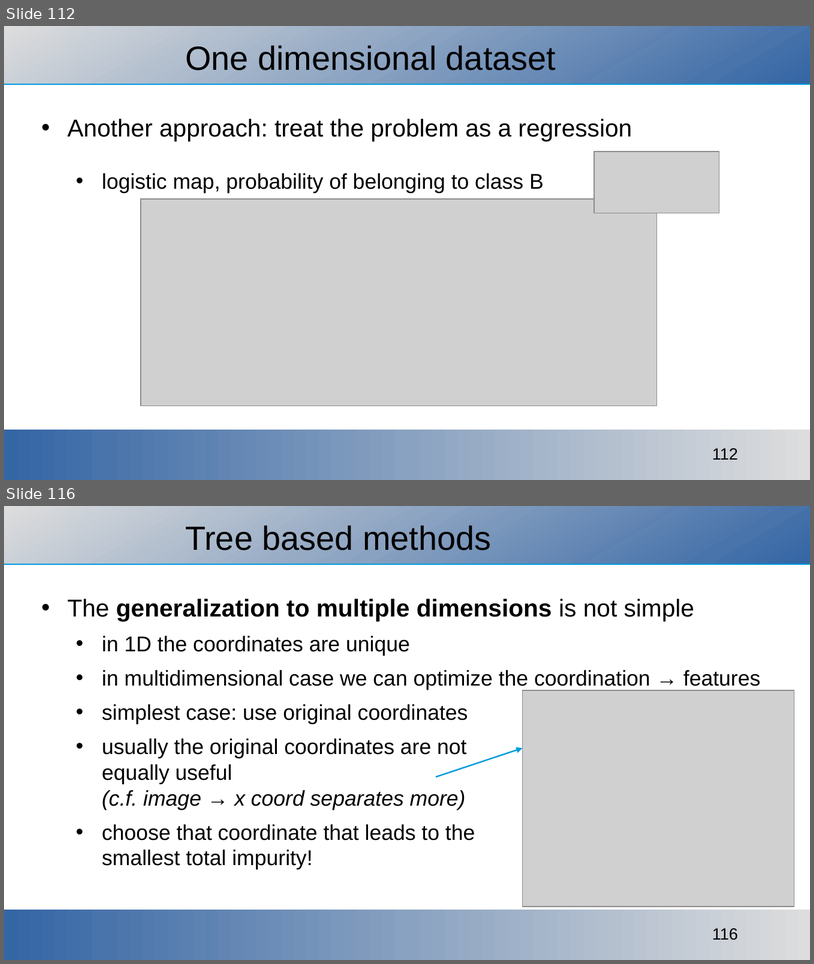
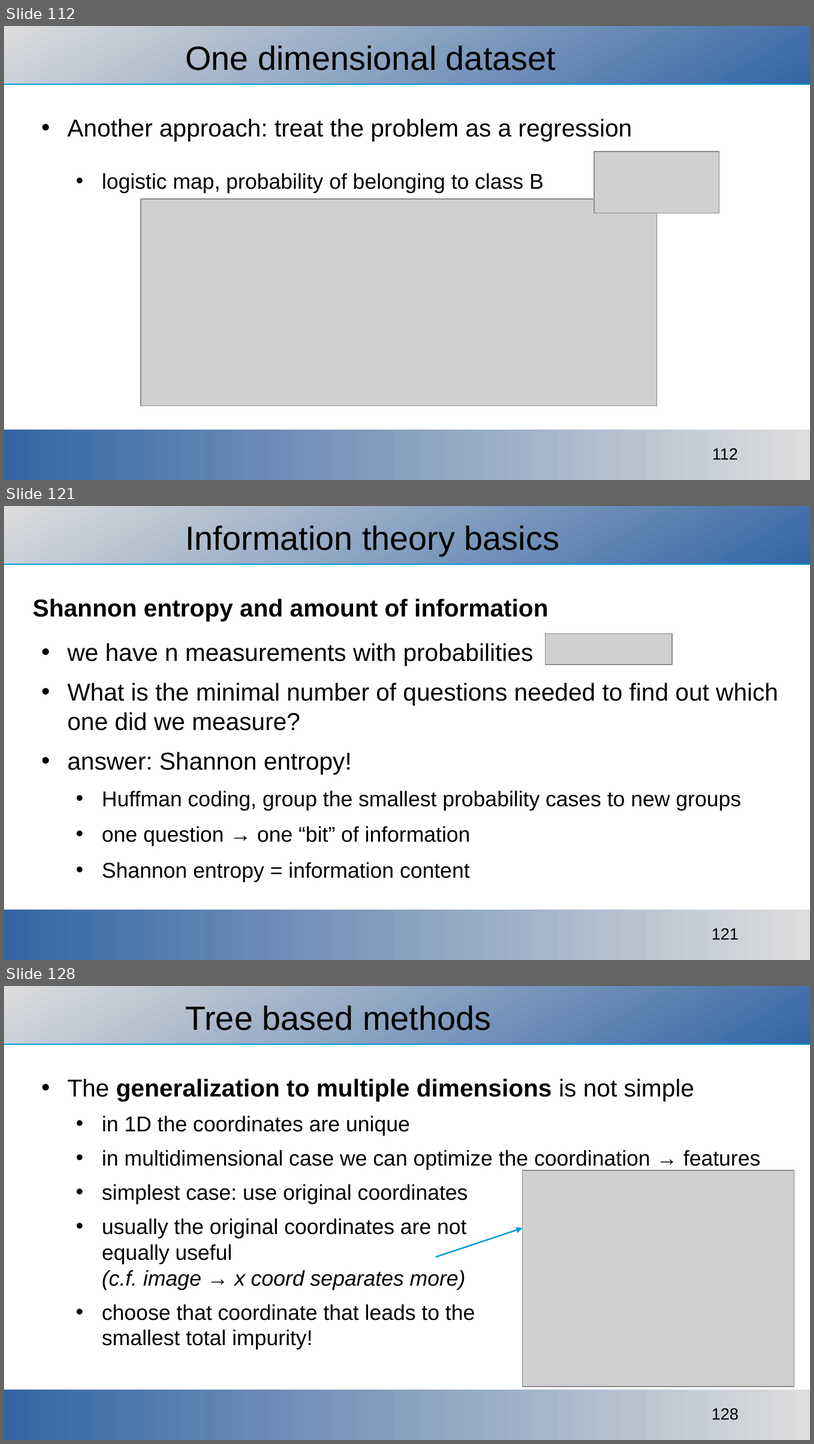
Before and after one commit to ajakovac/ML-in-Practice-I, a slide deck: ML in practice.odp. Shown one above the other, each under a label of ours: slides 112 and 116 before the commit, slides 112, 121 and 128 after it; the slides between them are not shown. The pictures are 814x964 and 814x1444 pixels, drawn with LibreOffice and Linux fonts; fonts in the diff are those of the drawing; grey boxes stand for pictures; background and template pictures are left out. Boxes give left, top, right and bottom in pixels: in the first picture for what was removed or moved away, otherwise in the second. Text is boxed around its words. In the diff, an @@ line names an element or a change of style, - is before the commit and + after.

Commit message:
information theory added

```diff
--- a/ML in practice.odp
+++ b/ML in practice.odp
@@ slide 121 added at [4, 506, 810, 960], background #FFFFFF; not listed: 3 template elements that a slide beside it also shows @@
@@ title added at [185, 525, 560, 556], 33 pt, text #000000 @@
+Information theory basics
@@ text added at [33, 598, 779, 882], 24 pt, text #000000 @@
+Shannon entropy and amount of information
+• we have n measurements with probabilities
+• What is the minimal number of questions needed to find out which one did we measure?
+• answer: Shannon entropy!
+  • Huffman coding, group the smallest probability cases to new groups
+  • one question → one “bit” of information
+  • Shannon entropy = information content
@@ picture added at [546, 633, 673, 664] @@
@@ what was slide 116 is now slide 128 @@
@@ page number at [712, 1408, 739, 1420]: text changed @@
-116
+128
```
Also in this commit, not shown: 4 slides changed, 14 other slides added, 3 slides removed, 3 other files.
